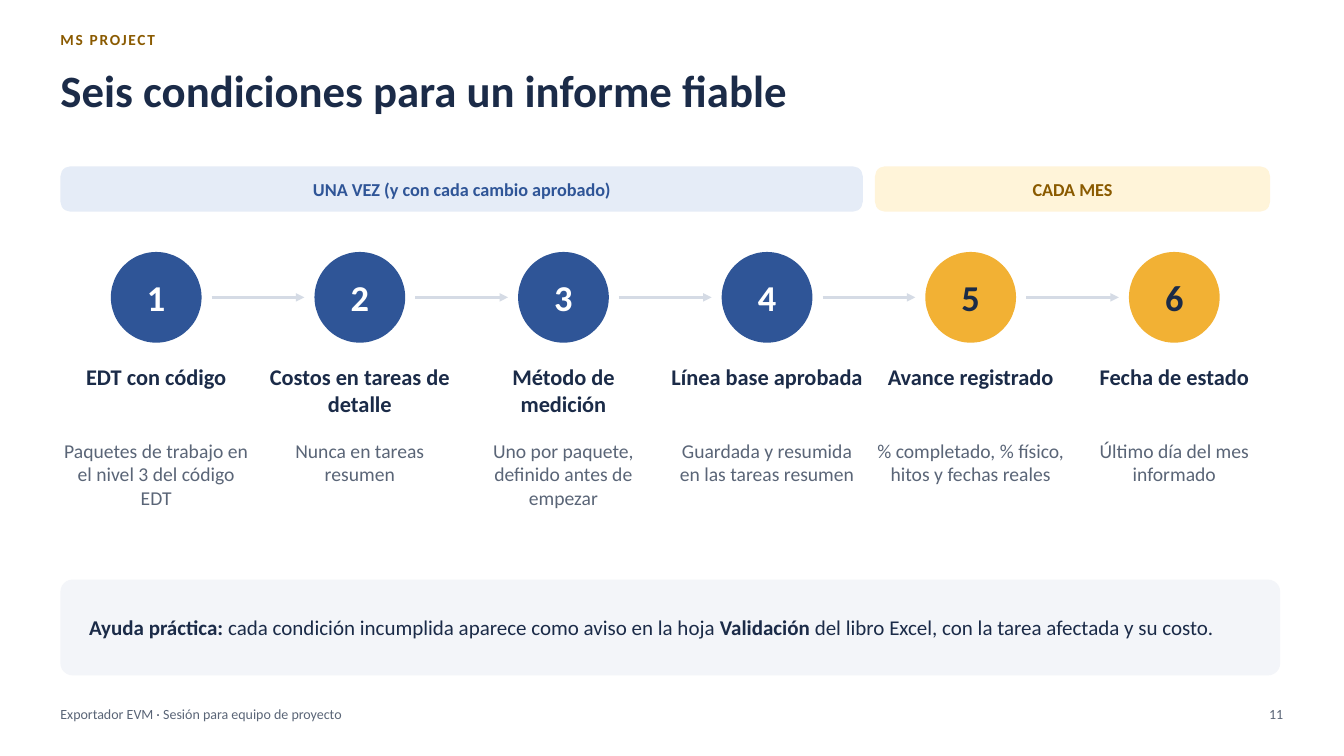
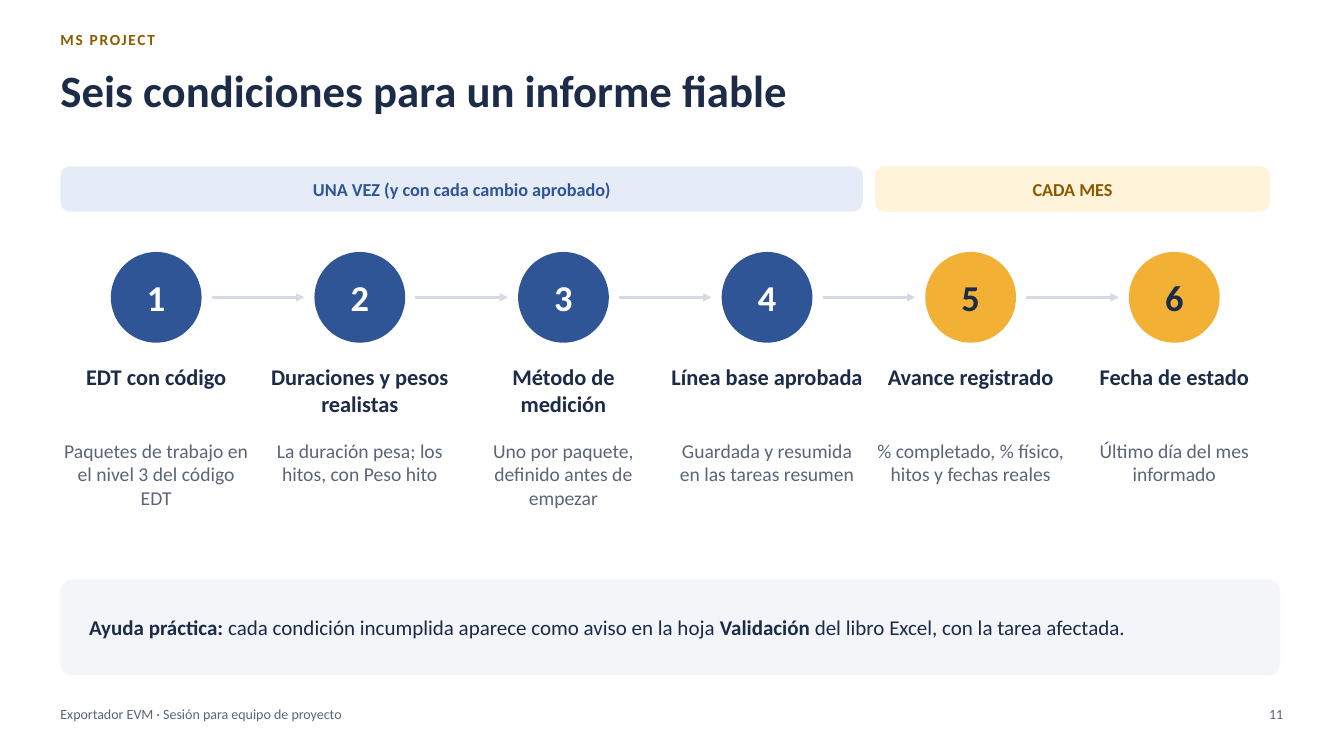
Before and after one commit to MarceloSalazar/evm-automation, a slide deck: slide 11 of docs/presentacion-jefes-de-proyecto.pptx. Drawn at 1344x756 pixels with LibreOffice and Linux fonts; fonts in the diff are those of the drawing. Boxes give left, top, right and bottom in pixels: in the first picture for what was removed or moved away, otherwise in the second. Text is boxed around its words. In the diff, an @@ line names an element or a change of style, - is before the commit and + after.

Commit message:
Documentación, capturas y presentación del modo porcentaje (versión 2.0.0)
- docs/modo-porcentaje.md: modo por defecto, pesos de tareas e hitos, multi-empresa, hojas, cierre
  mensual, cambios de BAC y diferencias con el modo costo.
- README, tutorial, configuración, multi-empresa, preparación en MS Project, métodos, libro Excel,
  comandos, validaciones, proceso de reporte, varios archivos, glosario y desarrollo actualizados;
  los documentos del modo costo indican que se aplican a ese modo.
- Capturas del libro regeneradas en el modo porcentaje (nuevas: % PV, % EV, % PV-EmpresaA).
- Presentación: presupuesto en el libro, curva por duración e hitos, cifras del ejemplo y capturas
  nuevas; portada con la versión 2.0.0 y PDF.
- Versión 2.0.0 y su entrada en CHANGELOG.md.

```diff
--- a/docs/presentacion-jefes-de-proyecto.pptx
+++ b/docs/presentacion-jefes-de-proyecto.pptx
@@ text at bbox=[271, 369, 448, 412]: text changed @@
-Costos en tareas de detalle
+Duraciones y pesos realistas
@@ text at bbox=[277, 444, 443, 483]: text changed @@
-Nunca en tareas resumen
+La duración pesa; los hitos, con Peso hito
@@ text in rounded rectangle at bbox=[89, 620, 1124, 639]: text changed @@
-Ayuda práctica: cada condición incumplida aparece como aviso en la hoja Validación del libro Excel, con la tarea afectada y su costo.
+Ayuda práctica: cada condición incumplida aparece como aviso en la hoja Validación del libro Excel, con la tarea afectada.
```
Also in this commit, not shown: 25 other slides changed, 49 other files.
